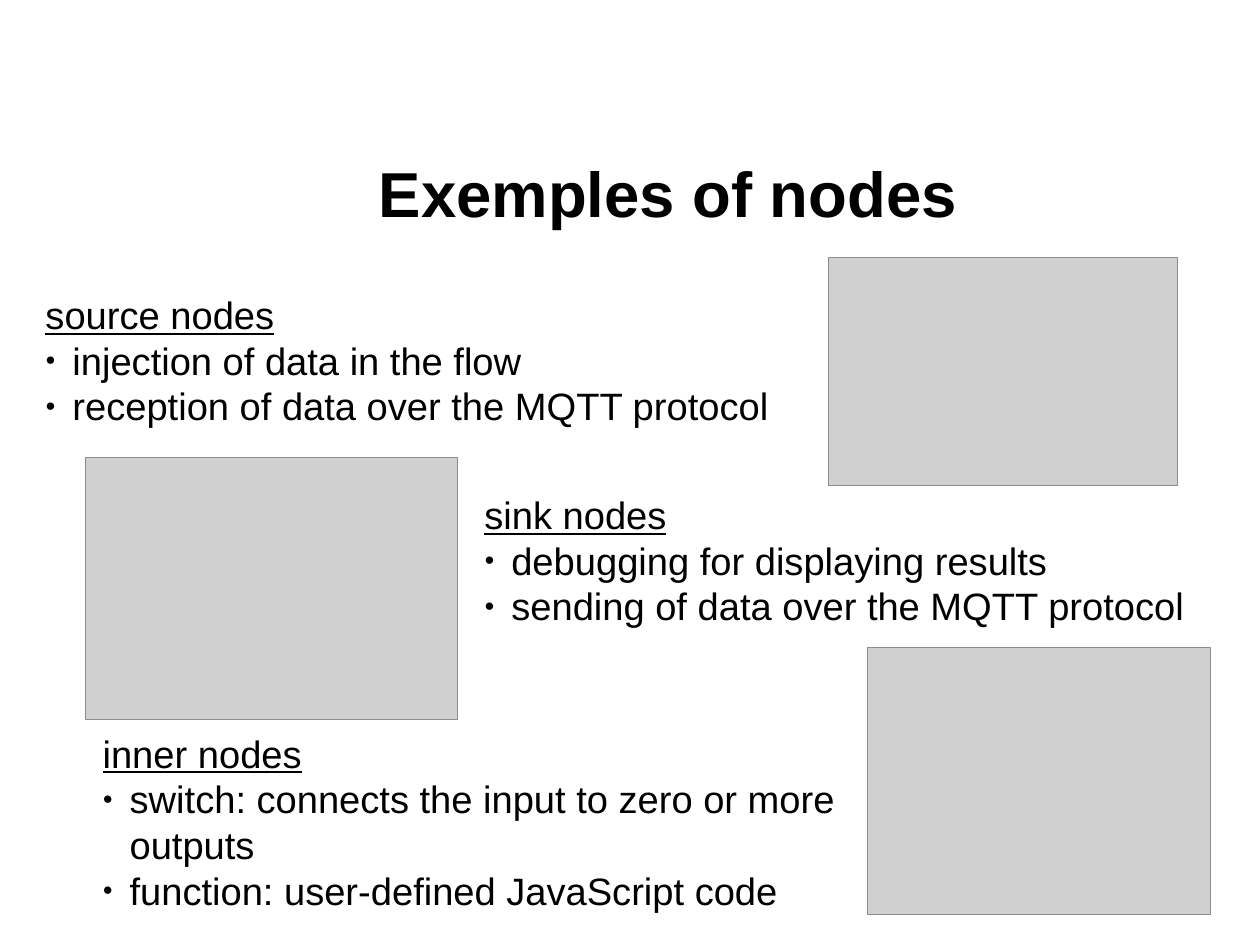
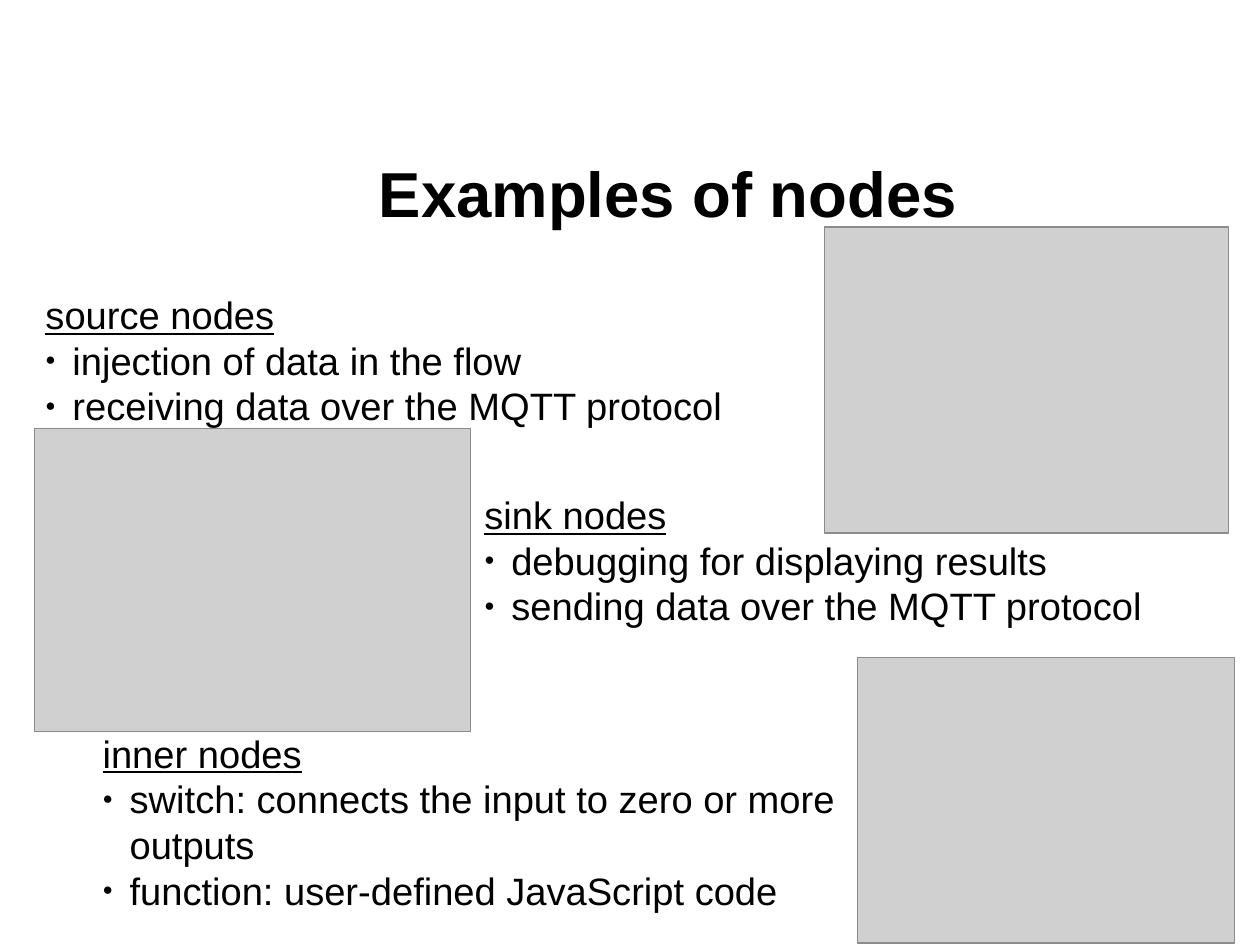
Before and after one commit to davideancona/minicorsiRAISE, a slide deck: slide 5 of iot/NodeRED_ENG.odp. Drawn at 1260x945 pixels with LibreOffice and Linux fonts; fonts in the diff are those of the drawing; grey boxes stand for pictures. Boxes give left, top, right and bottom in pixels: in the first picture for what was removed or moved away, otherwise in the second. Text is boxed around its words. In the diff, an @@ line names an element or a change of style, - is before the commit and + after.

```diff
--- a/iot/NodeRED_ENG.odp
+++ b/iot/NodeRED_ENG.odp
@@ text at <box>379,171,957,229</box>: text changed @@
-Exemples of nodes
+Examples of nodes
@@ picture: place and size @@
-picture at <box>868,647,1211,915</box>
+picture at <box>826,228,1229,534</box>
@@ text at <box>72,392,722,428</box>: text changed @@
-● reception of data over the MQTT protocol
+● receiving data over the MQTT protocol
@@ picture: place and size @@
-picture at <box>86,457,457,720</box>
+picture at <box>34,429,471,732</box>
@@ text at <box>511,592,1142,628</box>: text changed @@
-● sending of data over the MQTT protocol
+● sending data over the MQTT protocol
@@ picture: place and size @@
-picture at <box>829,257,1178,486</box>
+picture at <box>858,657,1235,943</box>
```
Also in this commit, not shown: 6 other slides changed, 3 slides added, 3 slides removed, 14 other files.
